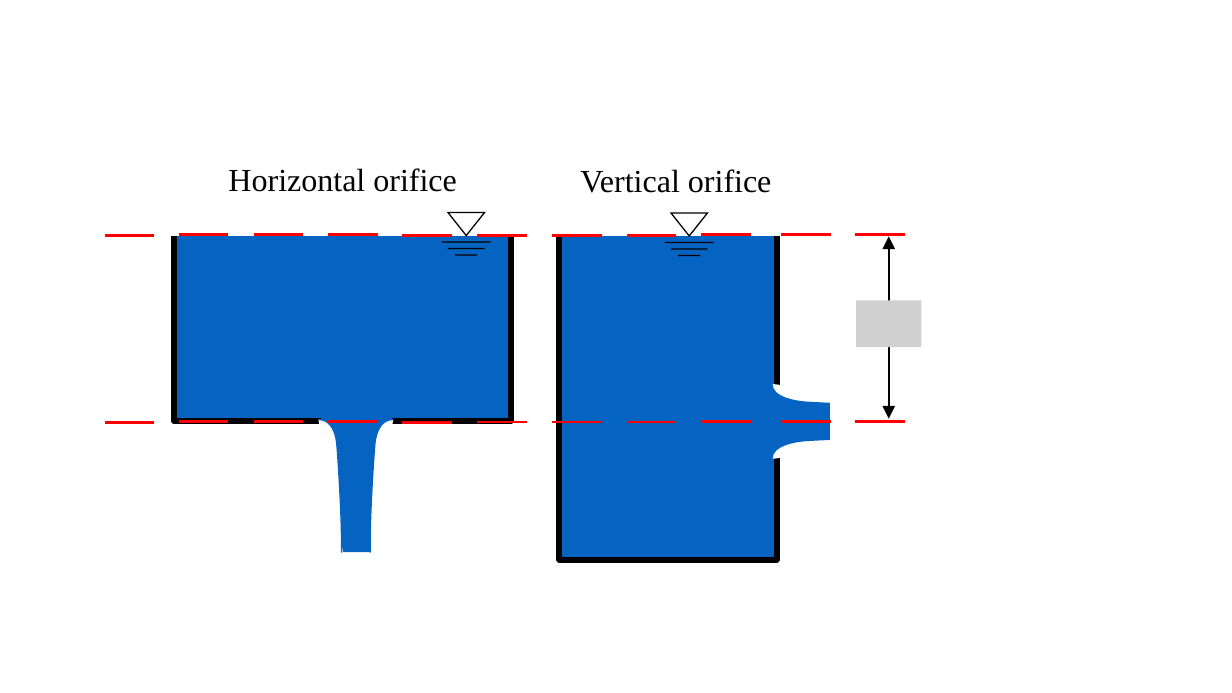
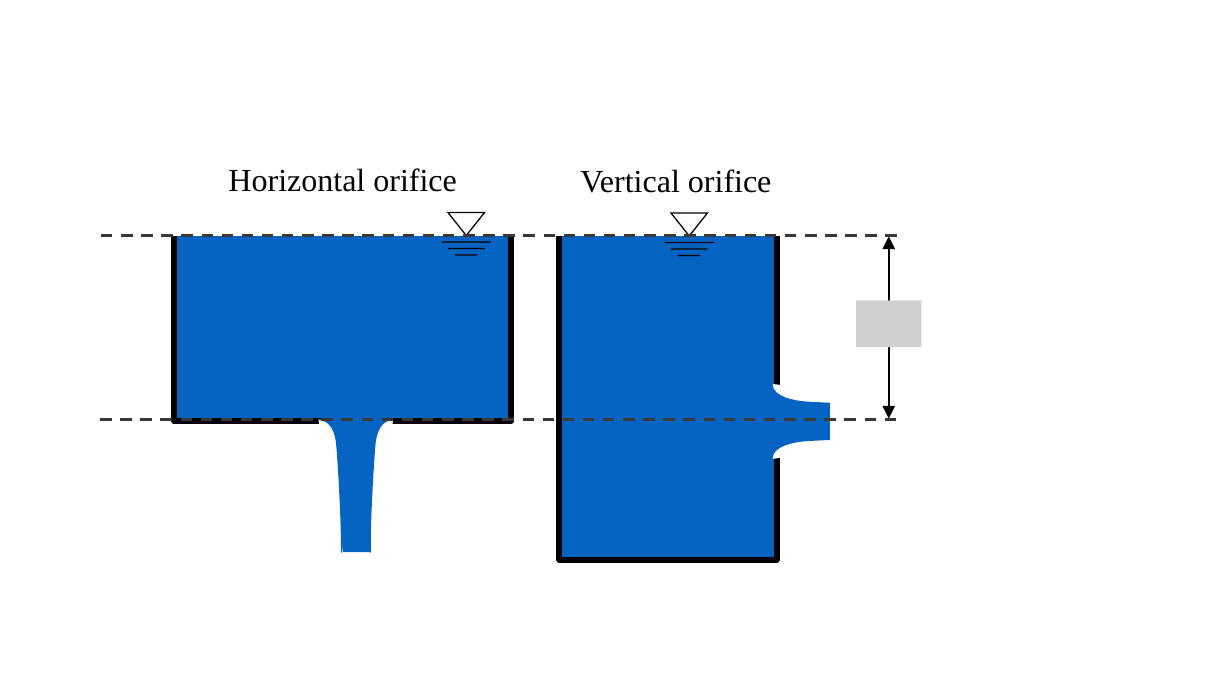
Before and after one commit to CEE-4540/python-tutorial-juandirection, a slide deck: slide 3 of AguaClara Water Treatment Plant Design/Summary Sheets/Diagrams.pptx. Drawn at 1232x693 pixels with LibreOffice and Linux fonts; fonts in the diff are those of the drawing; grey boxes stand for pictures. Boxes give left, top, right and bottom in pixels: in the first picture for what was removed or moved away, otherwise in the second. Text is boxed around its words. In the diff, an @@ line names an element or a change of style, - is before the commit and + after.

```diff
--- a/AguaClara Water Treatment Plant Design/Summary Sheets/Diagrams.pptx
+++ b/AguaClara Water Treatment Plant Design/Summary Sheets/Diagrams.pptx
@@ line added from (101, 236) to (905, 236), #3B3838 2.25 pt dashed @@
@@ group removed at (105,235,905,422): 22 lines @@
@@ line added from (100, 420) to (904, 420), #3B3838 2.25 pt dashed @@
```
Also in this commit, not shown: 2 other slides changed, 2 slides added, 4 other files.
